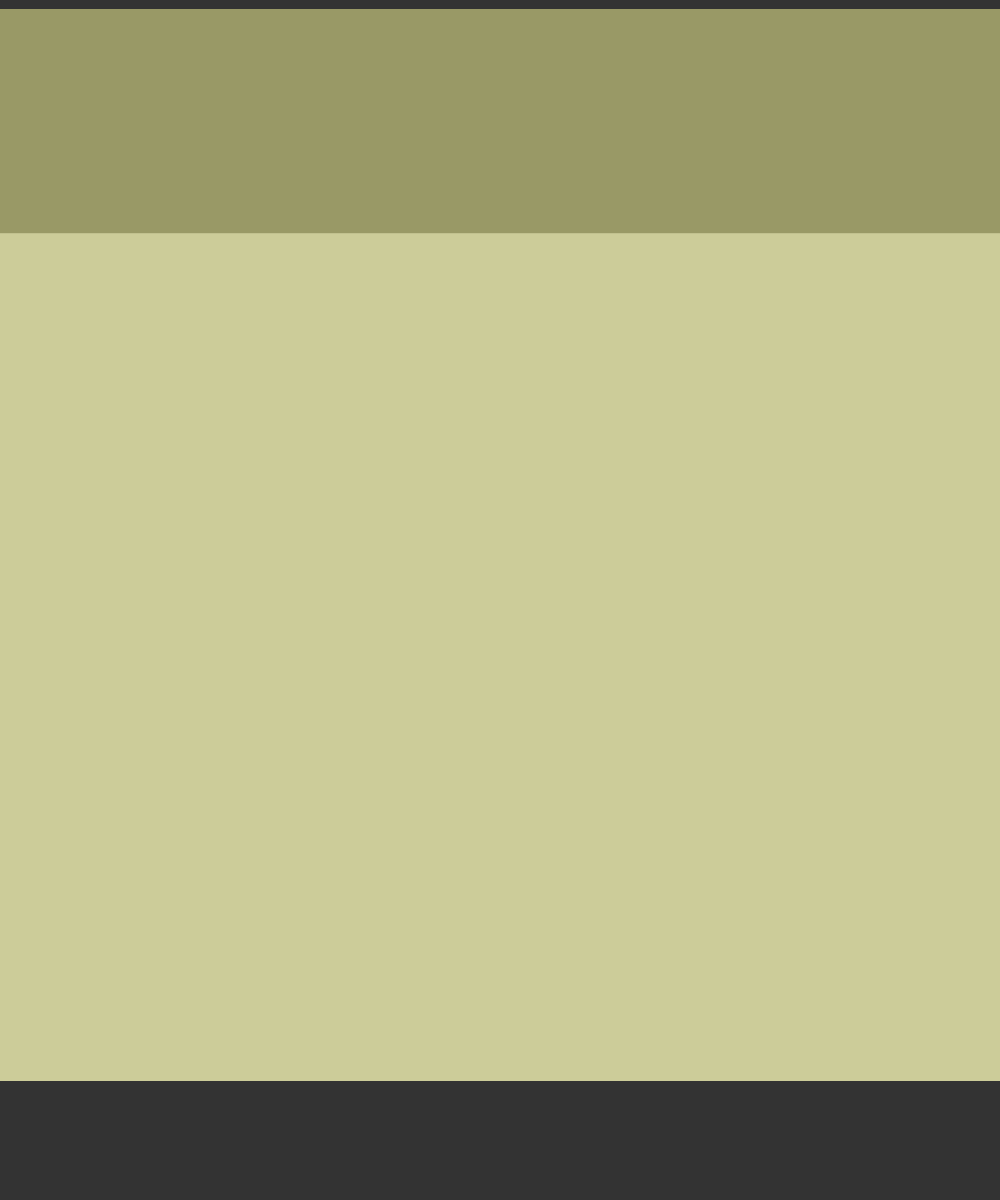
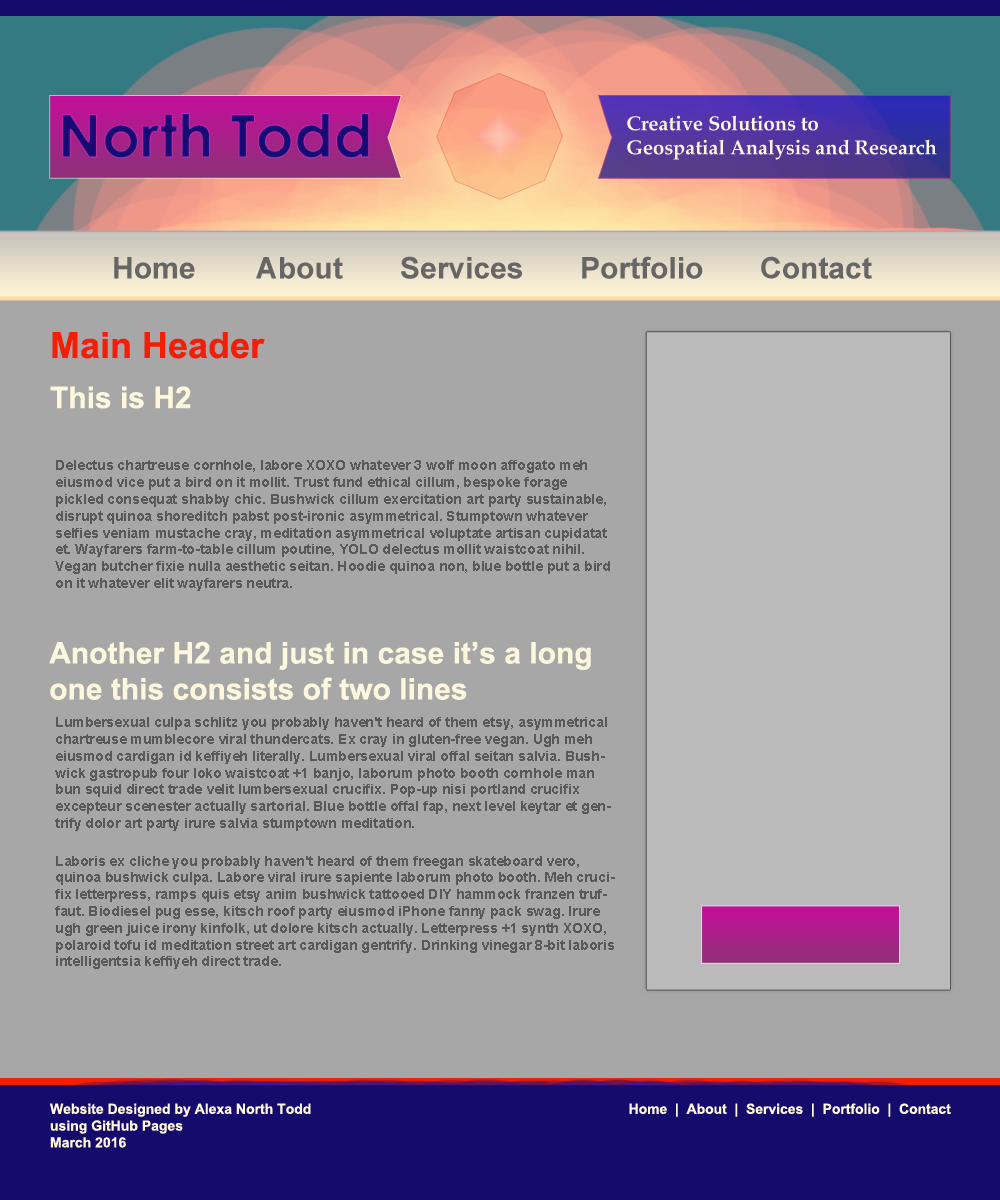
Comparing the layer stacks of the two 1000px x 1200px images. Changes:
removed layer "Shape 1" over [0, 9, 1000, 1081]
added group "Sidebar" with 2 layers above "Footer" over [646, 332, 950, 990]
added layer "Shape 14" (50%) in group "Sidebar" over [646, 332, 950, 990]
added group "Footer" with 2 layers above "Main Content" over [50, 1103, 951, 1148]
added group "Main Content" with 5 layers above "Banner" over [49, 332, 615, 969]
added layer "Lumbersexual culpa schlitz you probably haven't heard of them e" in group "Main Content" over [55, 717, 615, 969]
added layer "H3" in group "Main Content" over [55, 460, 610, 591]
added layer "Another H2 and just in case it’s a long one this consists of tw" in group "Main Content" over [49, 641, 591, 700]
added group "Banner" with 7 layers above "Background" over [49, 73, 951, 279]
added layer "Home About Services Portfolio Contact" in group "Banner" over [114, 256, 872, 279]
added group "Logo" with 2 layers in group "Banner" over [49, 95, 402, 179]
added layer "North Todd" in group "Logo" over [62, 113, 370, 159]
added layer "Shape 13" in group "Logo" over [49, 95, 402, 179]
added layer "Shape 13 copy" (80%) in group "Banner" over [598, 95, 951, 179]
added layer "Shape 12" (soft light, 31%) in group "Banner" over [436, 73, 563, 200]
added group "Background" with 10 layers over [0, 0, 1000, 1200]
added layer "Top bar" in group "Background" over [0, 0, 1000, 25]
added layer "Banner Clipping Mask" (screen) in group "Background" over [0, 0, 1000, 642]
added layer "Header" in group "Background" over [0, 0, 1000, 231]
added layer "Shape 11 copy" (88%) in group "Background" over [0, 228, 1000, 297]
added layer "Shape 11" in group "Background" over [0, 232, 1000, 301]
added layer "Layer 1" in group "Background" over [0, 1078, 980, 1200]
added layer "Shape 10" in group "Background" over [0, 232, 1000, 1081]
moved "Shape 2" into group "Background", painted on it over [0, 0, 1000, 1200]
…and 7 more changes (7 added)
